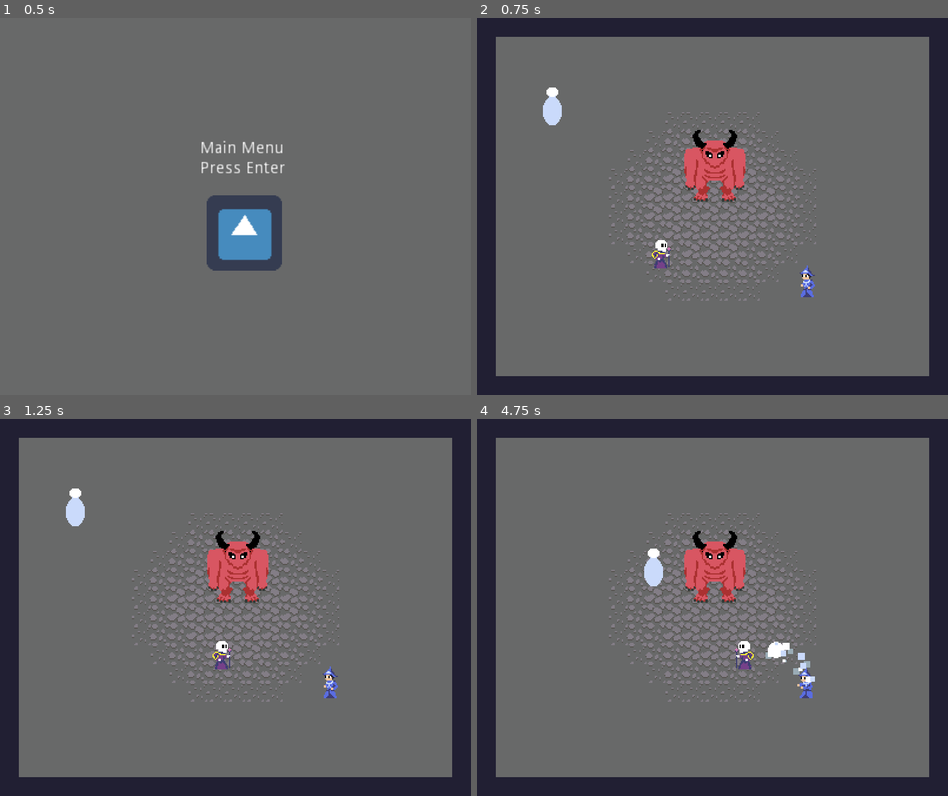
Above: before the commit, frames 1-4 (two rows, left to right).
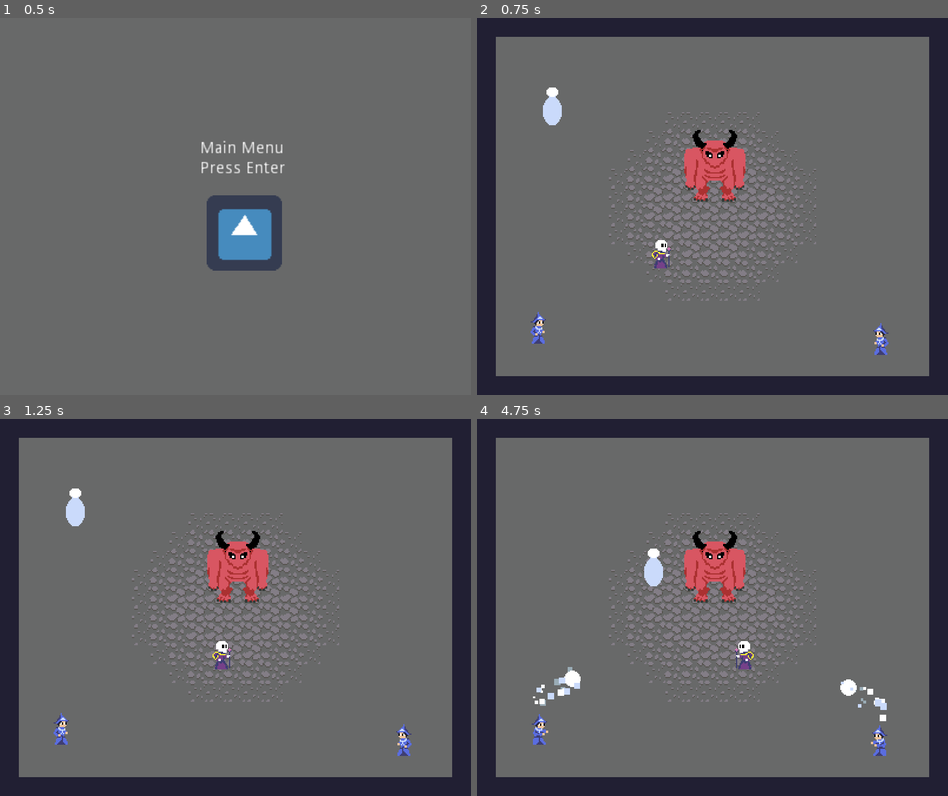
Above: after the commit, the same moments.

Repository: svntax/LD46-KeepItAlive
Game: Godot game, scene res://MainMenu/Main.tscn
Two runs of this game, one before a commit and one after it. Both use one fixed random seed, a clock stepped at 60 frames per second and the inputs below. The engine's default icon, where the game draws it, is replaced by a stand-in: a white triangle on a blue panel in a dark square.
Inputs (mouse positions are in pixels of both pictures, inside the frame that each line leads up to):
- Up to frame 1 (0.5 s): no input
- Up to frame 2 (0.75 s): tap Enter (ui_accept) at 0.5, 0.6 s; move the mouse to (816, 187) at 0.52 s; hold Right (MOVE_RIGHT) from 0.53 s (still down)
- Up to frame 3 (1.25 s): keep holding Right (MOVE_RIGHT); tap Enter (ui_accept) at 0.77, 1.07 s
- Up to frame 4 (4.75 s): move the mouse to (618, 626) at 1.27 s; release Right (MOVE_RIGHT) at 1.28 s; hold Down (MOVE_DOWN) 1.28-2.03 s; click (618, 626) at 1.35 s; tap Enter (ui_accept) at 1.52, 1.55, 1.82, 2.1, 3.02, 3.05, 3.32, 3.6, 3.77, 4.07, 4.52, 4.55 s; move the mouse to (759, 524) at 2.02 s; hold Right (MOVE_RIGHT) 2.03-2.78 s; move the mouse to (688, 682) at 2.77 s; hold Up (MOVE_UP) 2.78-3.53 s; click (688, 682) at 2.85 s; move the mouse to (853, 664) at 3.52 s; hold Left (MOVE_LEFT) from 3.53 s (still down); move the mouse to (571, 550) at 4.27 s; click (571, 550) at 4.35 s

Frame 1 is identical in both runs. In frame 2, 0.5% of the frame differs, in the area x 11-88%, y 65-90%; in frame 3, 0.5%; in frame 4, 1.3%, in the area x 11-88%, y 59-90%.

Commit message:
Added telegraph effect for enemy mage attack.

Diff:
--- a/Bullets/Bullet.tscn
+++ b/Bullets/Bullet.tscn
@@ -2,6 +2,7 @@
 
 [ext_resource path="res://Bullets/Bullet.gd" type="Script" id=1]
 [ext_resource path="res://Bullets/bullet.png" type="Texture" id=2]
+[ext_resource path="res://Bullets/BulletParticles01.tres" type="Material" id=3]
 
 [sub_resource type="CircleShape2D" id=1]
 radius = 8.0
@@ -132,20 +133,6 @@
 "update": 0,
 "values": [ Color( 0.607843, 0.678431, 0.717647, 1 ) ]
 }
-
-[sub_resource type="ParticlesMaterial" id=4]
-emission_shape = 1
-emission_sphere_radius = 8.0
-flag_disable_z = true
-direction = Vector3( 0, -1, 0 )
-spread = 40.0
-gravity = Vector3( 0, 0, 0 )
-initial_velocity = 32.0
-orbit_velocity = 0.0
-orbit_velocity_random = 0.0
-damping = 32.0
-scale = 6.0
-scale_random = 0.8
 
 [sub_resource type="ParticlesMaterial" id=5]
 emission_shape = 1
@@ -197,7 +184,7 @@
 amount = 5
 lifetime = 0.25
 local_coords = false
-process_material = SubResource( 4 )
+process_material = ExtResource( 3 )
 
 [node name="Particles2" type="Particles2D" parent="."]
 modulate = Color( 0.796078, 0.858824, 0.988235, 1 )
--- /dev/null
+++ b/Bullets/BulletParticles01.tres
@@ -0,0 +1,15 @@
+[gd_resource type="ParticlesMaterial" format=2]
+
+[resource]
+emission_shape = 1
+emission_sphere_radius = 8.0
+flag_disable_z = true
+direction = Vector3( 0, -1, 0 )
+spread = 40.0
+gravity = Vector3( 0, 0, 0 )
+initial_velocity = 32.0
+orbit_velocity = 0.0
+orbit_velocity_random = 0.0
+damping = 32.0
+scale = 6.0
+scale_random = 0.8
--- a/Enemies/BasicEnemy.gd
+++ b/Enemies/BasicEnemy.gd
@@ -19,6 +19,7 @@
 onready var movement_duration_timer = $MovementDurationTimer
 onready var sprite = $Sprite
 onready var attack_sprite = $AttackSprite
+onready var bullet_sprite = $BulletSprite
 onready var animation_player = $AnimationPlayer
 
 onready var PREFERRED_DISTANCE_FROM_CLOSEST_ADVERSARY = 200
@@ -46,7 +47,7 @@
 func shoot_bullet() -> void:
     if boss != null and is_instance_valid(boss):
         var bullet = bullet_scene.instance()
-        bullet.global_position = global_position
+        bullet.global_position = bullet_sprite.global_position
         get_tree().get_root().add_child(bullet)
         var bullet_vel = global_position.direction_to(boss.global_position) * 3
         bullet.set_velocity(bullet_vel.x, bullet_vel.y)
--- a/Enemies/BasicEnemy.tscn
+++ b/Enemies/BasicEnemy.tscn
@@ -1,8 +1,9 @@
-[gd_scene load_steps=8 format=2]
+[gd_scene load_steps=10 format=2]
 
 [ext_resource path="res://Enemies/mage_enemy.png" type="Texture" id=1]
 [ext_resource path="res://Enemies/BasicEnemy.gd" type="Script" id=2]
 [ext_resource path="res://Enemies/mage_enemy_attack.png" type="Texture" id=3]
+[ext_resource path="res://Bullets/bullet_grow.png" type="Texture" id=4]
 
 [sub_resource type="RectangleShape2D" id=1]
 extents = Vector2( 6, 8 )
@@ -63,6 +64,42 @@
 "method": "shoot_bullet"
 } ]
 }
+tracks/4/type = "value"
+tracks/4/path = NodePath("Particles2D:emitting")
+tracks/4/interp = 1
+tracks/4/loop_wrap = true
+tracks/4/imported = false
+tracks/4/enabled = true
+tracks/4/keys = {
+"times": PoolRealArray( 0, 2 ),
+"transitions": PoolRealArray( 1, 1 ),
+"update": 1,
+"values": [ true, false ]
+}
+tracks/5/type = "value"
+tracks/5/path = NodePath("BulletSprite:visible")
+tracks/5/interp = 1
+tracks/5/loop_wrap = true
+tracks/5/imported = false
+tracks/5/enabled = true
+tracks/5/keys = {
+"times": PoolRealArray( 0, 2 ),
+"transitions": PoolRealArray( 1, 1 ),
+"update": 1,
+"values": [ true, false ]
+}
+tracks/6/type = "value"
+tracks/6/path = NodePath("BulletSprite:frame")
+tracks/6/interp = 1
+tracks/6/loop_wrap = true
+tracks/6/imported = false
+tracks/6/enabled = true
+tracks/6/keys = {
+"times": PoolRealArray( 0, 0.5, 1 ),
+"transitions": PoolRealArray( 1, 1, 1 ),
+"update": 1,
+"values": [ 0, 1, 2 ]
+}
 
 [sub_resource type="Animation" id=3]
 resource_name = "rest"
@@ -91,6 +128,44 @@
 "update": 1,
 "values": [ true ]
 }
+tracks/2/type = "value"
+tracks/2/path = NodePath("BulletSprite:visible")
+tracks/2/interp = 1
+tracks/2/loop_wrap = true
+tracks/2/imported = false
+tracks/2/enabled = true
+tracks/2/keys = {
+"times": PoolRealArray( 0 ),
+"transitions": PoolRealArray( 1 ),
+"update": 1,
+"values": [ false ]
+}
+tracks/3/type = "value"
+tracks/3/path = NodePath("Particles2D:emitting")
+tracks/3/interp = 1
+tracks/3/loop_wrap = true
+tracks/3/imported = false
+tracks/3/enabled = true
+tracks/3/keys = {
+"times": PoolRealArray( 0 ),
+"transitions": PoolRealArray( 1 ),
+"update": 1,
+"values": [ false ]
+}
+
+[sub_resource type="ParticlesMaterial" id=5]
+emission_shape = 1
+emission_sphere_radius = 4.0
+flag_disable_z = true
+direction = Vector3( 0, -1, 0 )
+spread = 40.0
+gravity = Vector3( 0, 0, 0 )
+initial_velocity = 32.0
+orbit_velocity = 0.0
+orbit_velocity_random = 0.0
+damping = 40.0
+scale = 4.0
+scale_random = 0.8
 
 [node name="Mage" type="KinematicBody2D" groups=[
 "Enemies",
@@ -105,16 +180,15 @@
 visible = false
 texture = ExtResource( 3 )
 hframes = 2
-frame = 1
 
 [node name="CollisionShape2D" type="CollisionShape2D" parent="."]
-position = Vector2( 0, 8 )
+position = Vector2( -1, 8 )
 shape = SubResource( 1 )
 
 [node name="ShootTimer" type="Timer" parent="."]
 
 [node name="Hitbox" type="Area2D" parent="."]
-position = Vector2( 0, 6 )
+position = Vector2( -1, 6 )
 collision_layer = 4
 collision_mask = 6
 
@@ -132,4 +206,17 @@
 autoplay = "rest"
 anims/attack = SubResource( 4 )
 anims/rest = SubResource( 3 )
+
+[node name="BulletSprite" type="Sprite" parent="."]
+visible = false
+position = Vector2( 0, -18 )
+texture = ExtResource( 4 )
+hframes = 3
+
+[node name="Particles2D" type="Particles2D" parent="."]
+position = Vector2( 0, -18 )
+emitting = false
+amount = 6
+local_coords = false
+process_material = SubResource( 5 )
 [connection signal="animation_finished" from="AnimationPlayer" to="." method="_on_AnimationPlayer_animation_finished"]
--- a/GameplayScene/Gameplay.tscn
+++ b/GameplayScene/Gameplay.tscn
@@ -20,11 +20,14 @@
 [node name="Player" parent="YSort" instance=ExtResource( 2 )]
 position = Vector2( 143.872, 196.583 )
 
-[node name="TestBasicEnemy" parent="YSort" instance=ExtResource( 4 )]
-position = Vector2( 279.886, 220.841 )
+[node name="TestMage" parent="YSort" instance=ExtResource( 4 )]
+position = Vector2( 342.281, 270 )
 
 [node name="KnightEnemy" parent="YSort" instance=ExtResource( 5 )]
 position = Vector2( 64, 75 )
 
 [node name="Boss" parent="YSort" instance=ExtResource( 6 )]
 position = Vector2( 201.924, 146.181 )
+
+[node name="Mage" parent="YSort" instance=ExtResource( 4 )]
+position = Vector2( 52.5454, 260.472 )
Binary file added: Bullets/bullet_grow.png
Not shown, added: Bullets/bullet_grow.png.import
